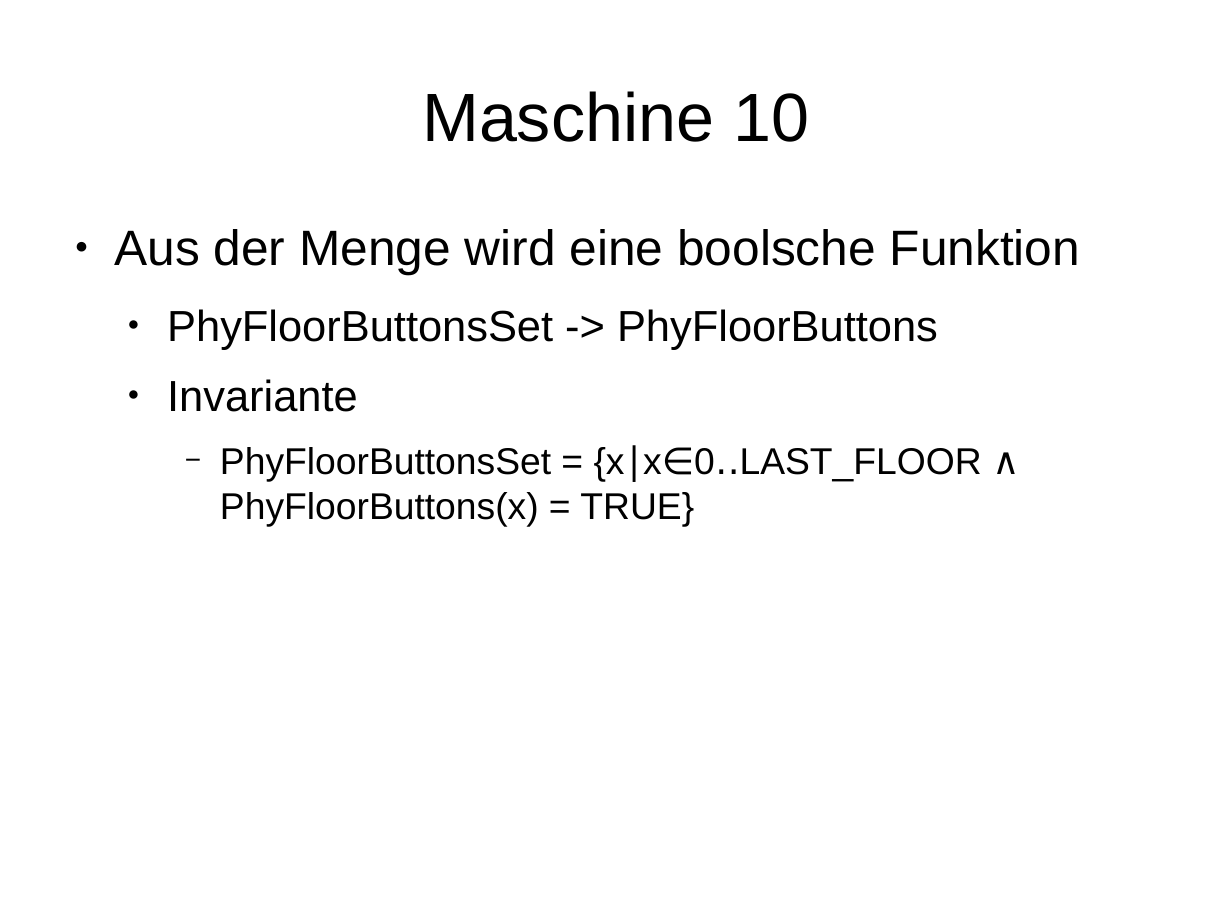
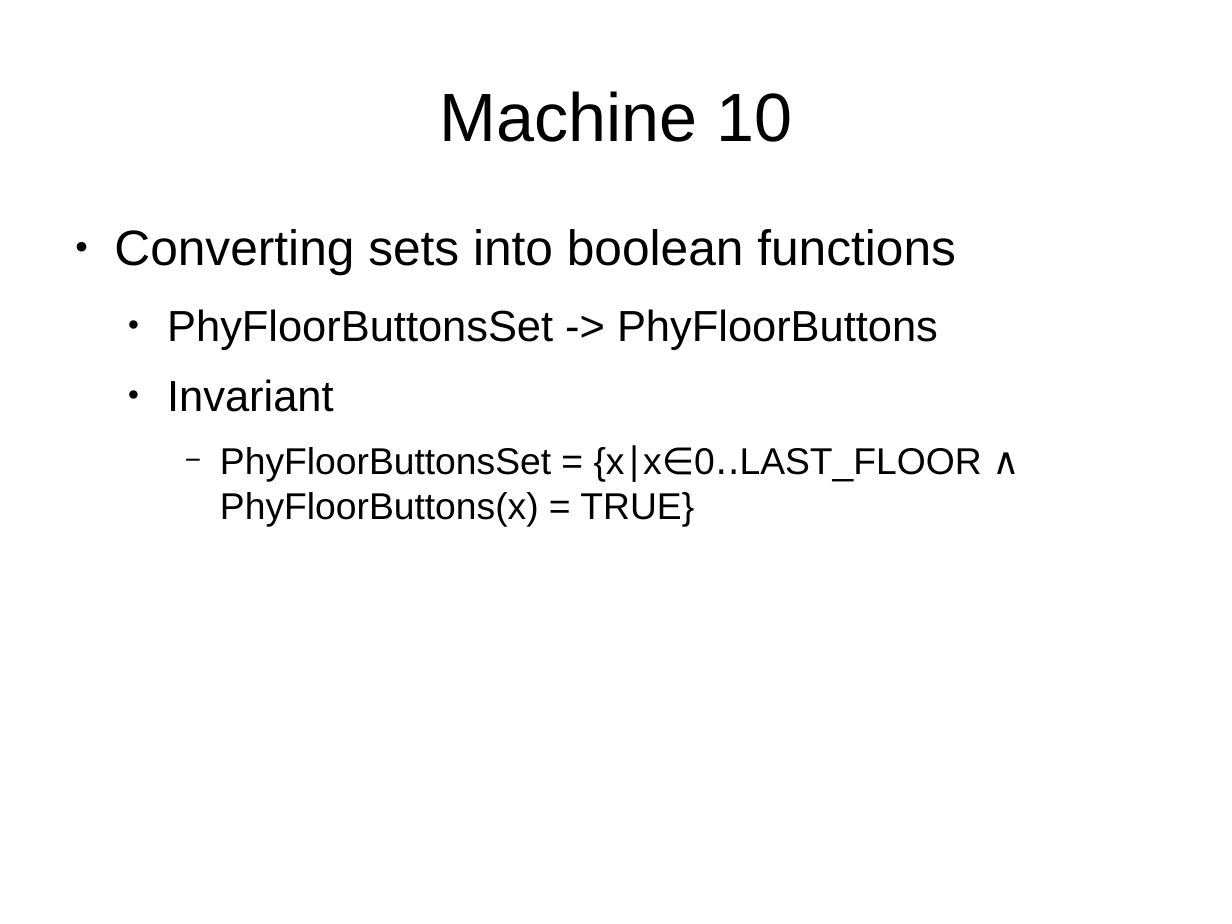
Before and after one commit to copton/ProvenLift, a slide deck: slide 16 of presentation/provenlift.odp. Drawn at 1232x924 pixels with LibreOffice and Linux fonts; fonts in the diff are those of the drawing. Boxes give left, top, right and bottom in pixels: in the first picture for what was removed or moved away, otherwise in the second. Text is boxed around its words. In the diff, an @@ line names an element or a change of style, - is before the commit and + after.

Commit message:
translated slides into english

```diff
--- a/presentation/provenlift.odp
+++ b/presentation/provenlift.odp
@@ title at [439,91,792,142]: text changed @@
-Maschine 10
+Machine 10
@@ text at [114,229,956,275]: text changed @@
-● Aus der Menge wird eine boolsche Funktion
+● Converting sets into boolean functions
@@ text at [167,379,333,412]: text changed @@
-  ● Invariante
+  ● Invariant
```
Also in this commit, not shown: 11 other slides changed, 6 slides added, 6 slides removed.
